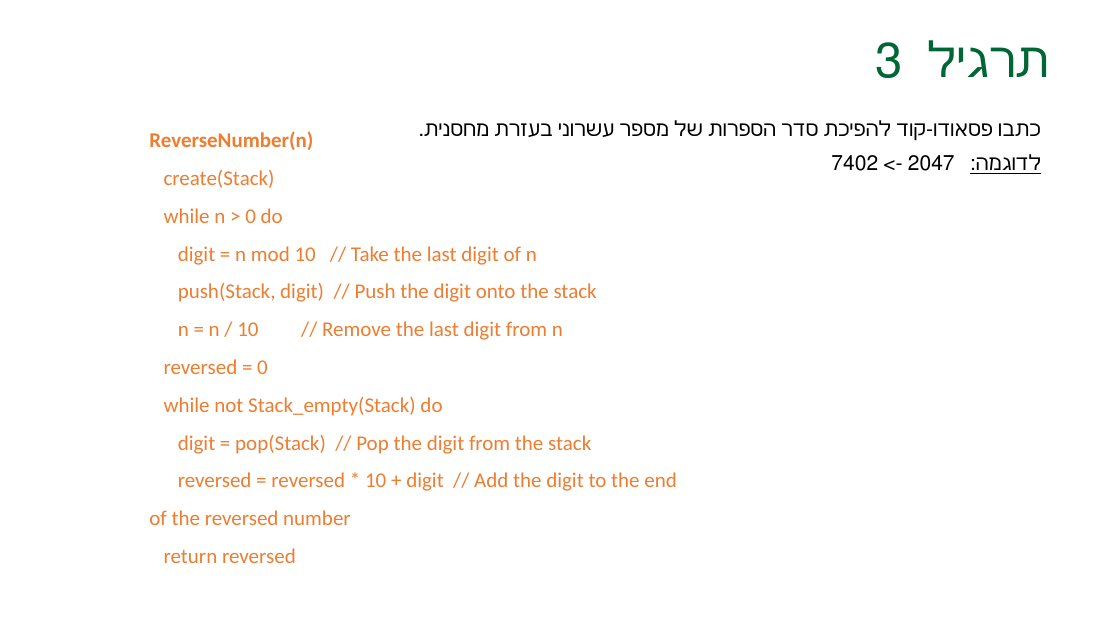
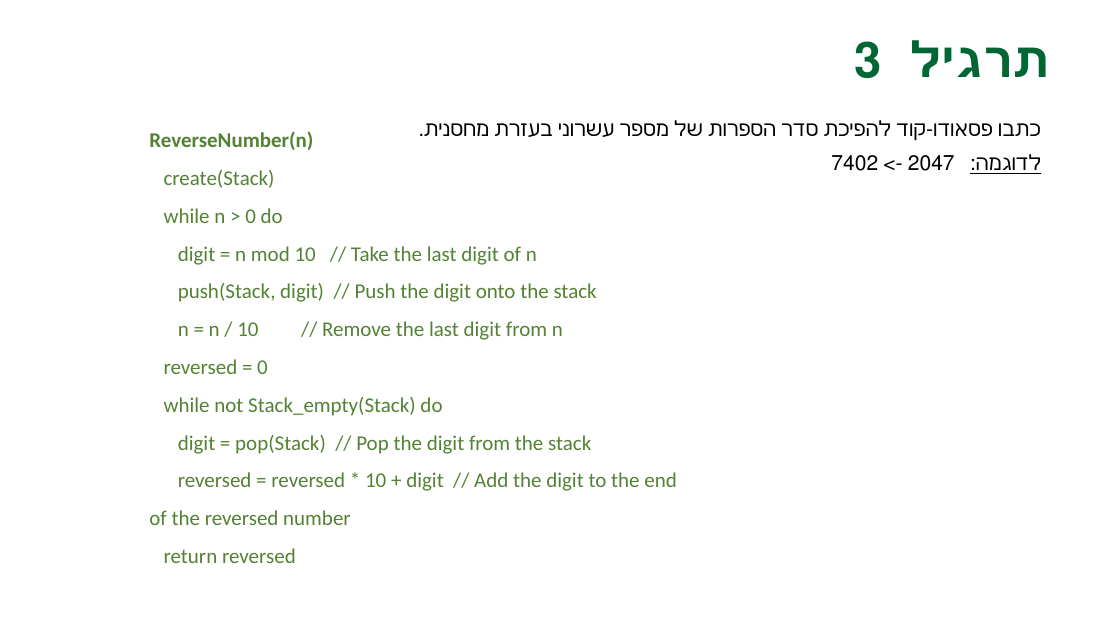
Before and after one commit to GenadyKogan/Data-Structures, a slide deck: slide 9 of queue-and-stack-04/תרגול 4.pptx (slide 8 before the commit). Drawn at 1120x630 pixels with LibreOffice and Linux fonts; fonts in the diff are those of the drawing; background and template pictures are left out. Boxes give left, top, right and bottom in pixels: in the first picture for what was removed or moved away, otherwise in the second. Text is boxed around its words. In the diff, an @@ line names an element or a change of style, - is before the commit and + after.

```diff
--- a/queue-and-stack-04/תרגול 4.pptx
+++ b/queue-and-stack-04/תרגול 4.pptx
@@ text "תרגיל 3" at [909,40,1049,77]: bold on @@
@@ text "ReverseNumber(n)" at [149,131,676,563]: text colour #ED7D31 to #548235 @@
```
Also in this commit, not shown: 5 other slides changed, 2 slides added, 19 other files.
